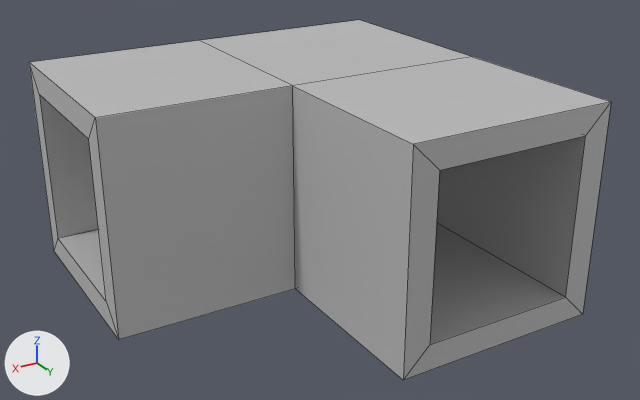
The FBX model Assets/Models/v1 basic shapes/bottom left hollow.fbx, before and after one commit.
Before and after are seen from a 50 mm camera at (2.78, 8.55, 4.75) aimed at (-5.02, -4.46, -1.75). Lighting does not change. The marker at lower left points along +X, +Y and +Z. Mesh edges are drawn as thin lines. Where no turn or scale is listed for an object, it has been applied to the vertices.

In view in the first picture: 'top_bottom_hollow'.
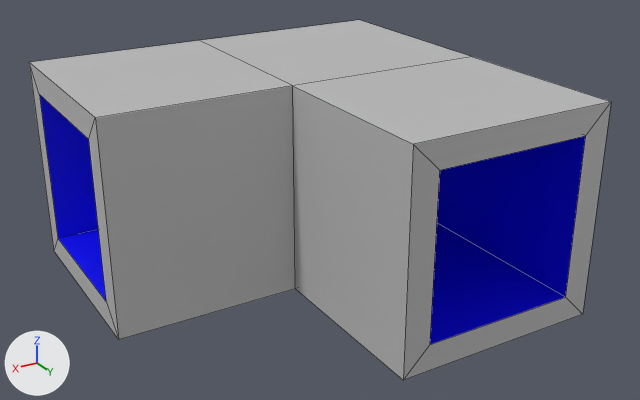
Where the newer file only moved an object's origin or applied its transform, the numbers keep the older frame.

Scene script edits in JSON lines:
```json
{"op": "add", "block": "mat_inside_wall", "code": ["mat_inside_wall = principled_material('Inside_Wall')", "mat_inside_wall.base_color = (0.0, 0.0, 1.0)  # blue #0000ff"]}
{"block": "me_mesh", "where": "me_mesh.from_pydata(...)  # 32 vertices, 32 faces; spans x -0.5..7.0, y -7.5..0.0, z -3.5..0.5"}
{"block": "me_mesh", "where": "# used by ob_top_bottom_hollow; location = (-8.0, -1.0, 0.0)"}
{"block": "me_mesh", "change": "me_mesh part 1: all 8 faces centred in x 0.0..3.0, y -7.0..-1.0, z -3.0..0.0 switch from mat_lambert1 (grey #bcbcbc) to mat_inside_wall (blue #0000ff)"}
{"block": "me_mesh", "change": "me_mesh part 2: all 4 faces centred in x 4.98..5.0, y -7.0..-4.0, z -3.0..0.0 switch from mat_lambert1 (grey #bcbcbc) to mat_inside_wall (blue #0000ff)"}
```

Where the change shows, as pixel boxes (x1, y1, x2, y2) in the pictures (640 x 400 px):
```json
{"part": 1, "of": "me_mesh", "change": "recoloured", "before": [430, 136, 586, 344], "after": [430, 136, 586, 344], "on screen": "grey to blue"}
{"part": 2, "of": "me_mesh", "change": "recoloured", "before": [39, 94, 106, 301], "after": [39, 94, 106, 301], "on screen": "grey to blue"}
```
